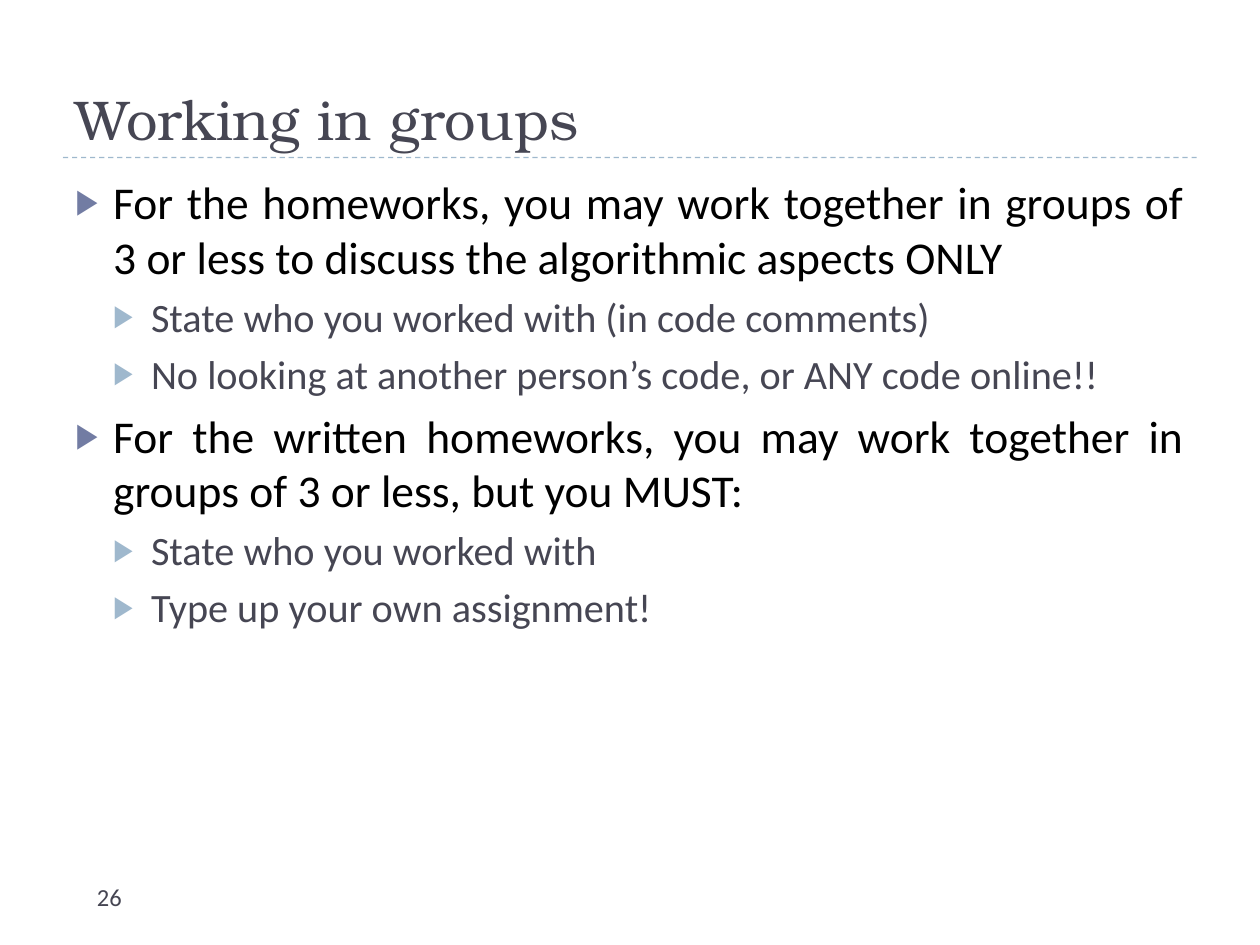
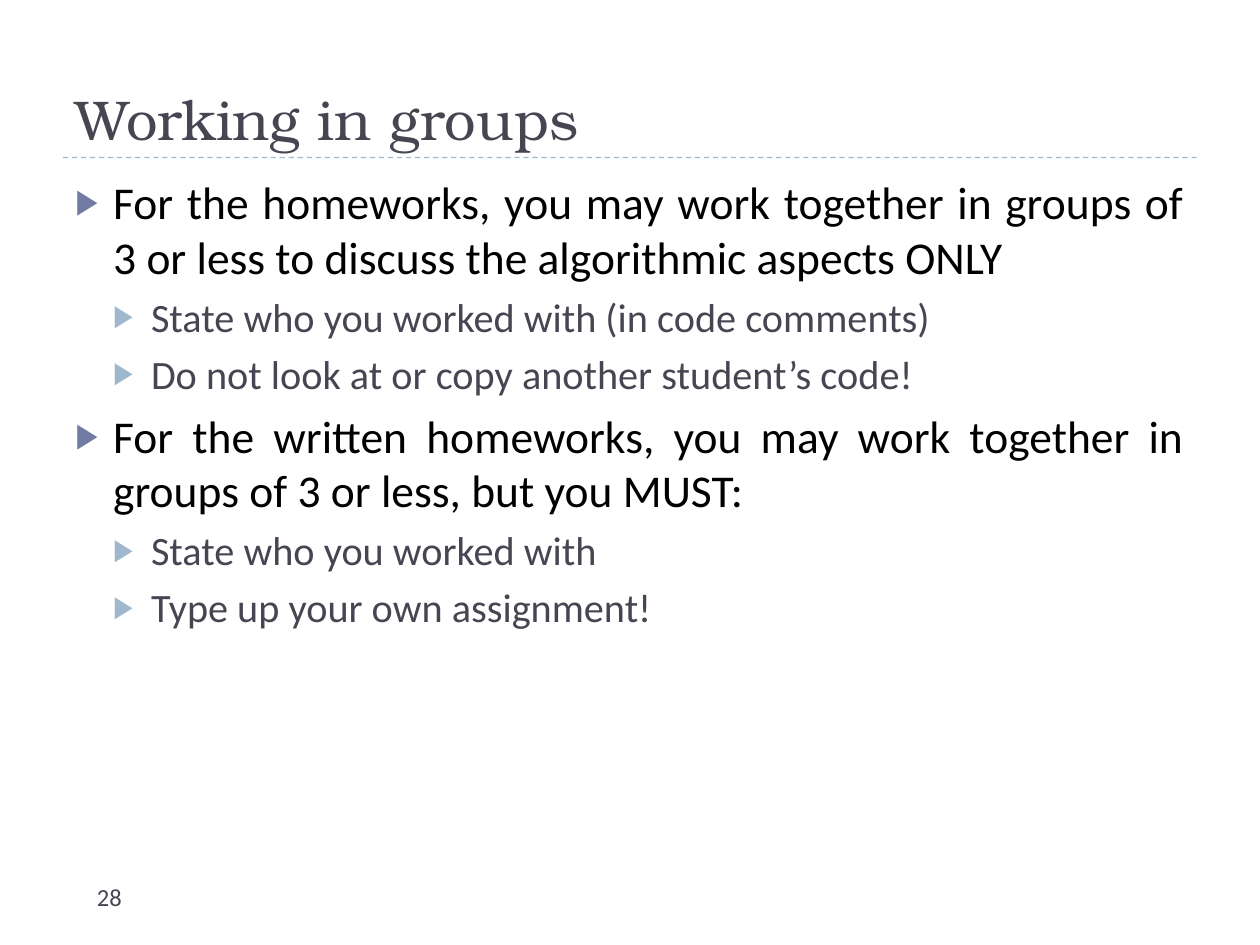
Before and after one commit to uva-cs/cs4102-f21, a slide deck: slide 28 of slides/courseintroduction.pptx (slide 26 before the commit). Drawn at 1260x945 pixels with LibreOffice and Linux fonts; fonts in the diff are those of the drawing. Boxes give left, top, right and bottom in pixels: in the first picture for what was removed or moved away, otherwise in the second. Text is boxed around its words. In the diff, an @@ line names an element or a change of style, - is before the commit and + after.

```diff
--- a/slides/courseintroduction.pptx
+++ b/slides/courseintroduction.pptx
@@ text at box(151, 361, 912, 396): text changed @@
-  ▶ No looking at another person’s code, or ANY code online!!
+  ▶ Do not look at or copy another student’s code!
@@ page number at box(97, 889, 122, 906): text changed @@
-26
+28
```
Also in this commit, not shown: 9 other slides changed, 2 slides added, 3 other files.
